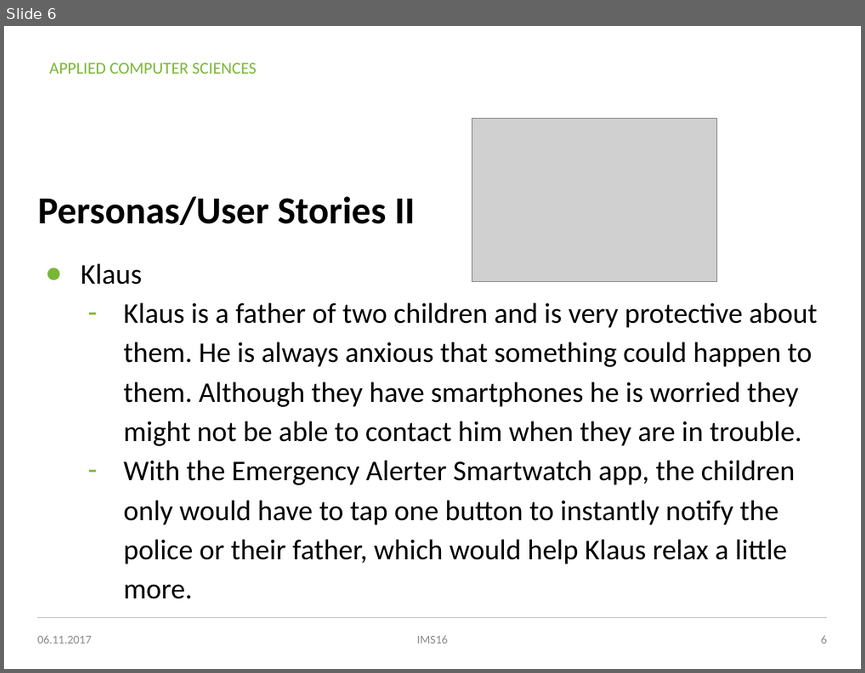
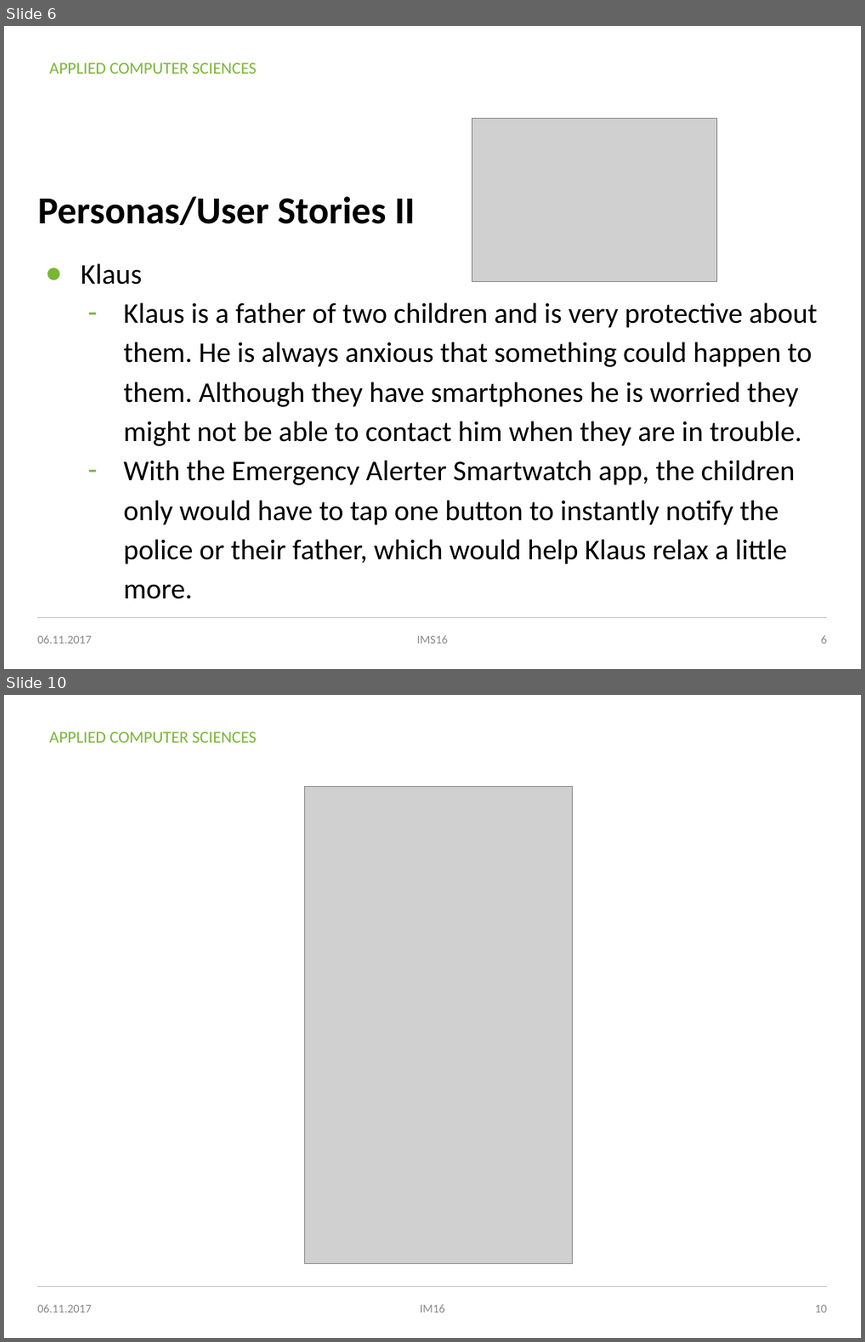
Before and after one commit to MICSTI/emergency-alerter-ios, a slide deck: presentations/01_idea_emergency_alerter.pptx. Shown one above the other, each under a label of ours: slide 6 before the commit, slides 6 and 10 after it; the slides between them are not shown. The pictures are 865x673 and 865x1342 pixels, drawn with LibreOffice and Linux fonts; fonts in the diff are those of the drawing; grey boxes stand for pictures; background and template pictures are left out. Boxes give left, top, right and bottom in pixels: in the first picture for what was removed or moved away, otherwise in the second. Text is boxed around its words. In the diff, an @@ line names an element or a change of style, - is before the commit and + after.

```diff
--- a/presentations/01_idea_emergency_alerter.pptx
+++ b/presentations/01_idea_emergency_alerter.pptx
@@ slide 10 added at (x1=4, y1=695, x2=861, y2=1338), background #FFFFFF; not listed: 2 template elements that a slide beside it also shows @@
@@ picture added at (x1=305, y1=787, x2=573, y2=1263) @@
@@ text added at (x1=37, y1=1304, x2=92, y2=1312), 10 pt, text #888888 @@
+06.11.2017
@@ text added at (x1=420, y1=1304, x2=445, y2=1312), 10 pt, text #888888 @@
+IM16
@@ page number added at (x1=815, y1=1304, x2=827, y2=1312), 10 pt, text #888888 @@
+10
```
Also in this commit, not shown: 3 slides changed, 1 other slide added.
